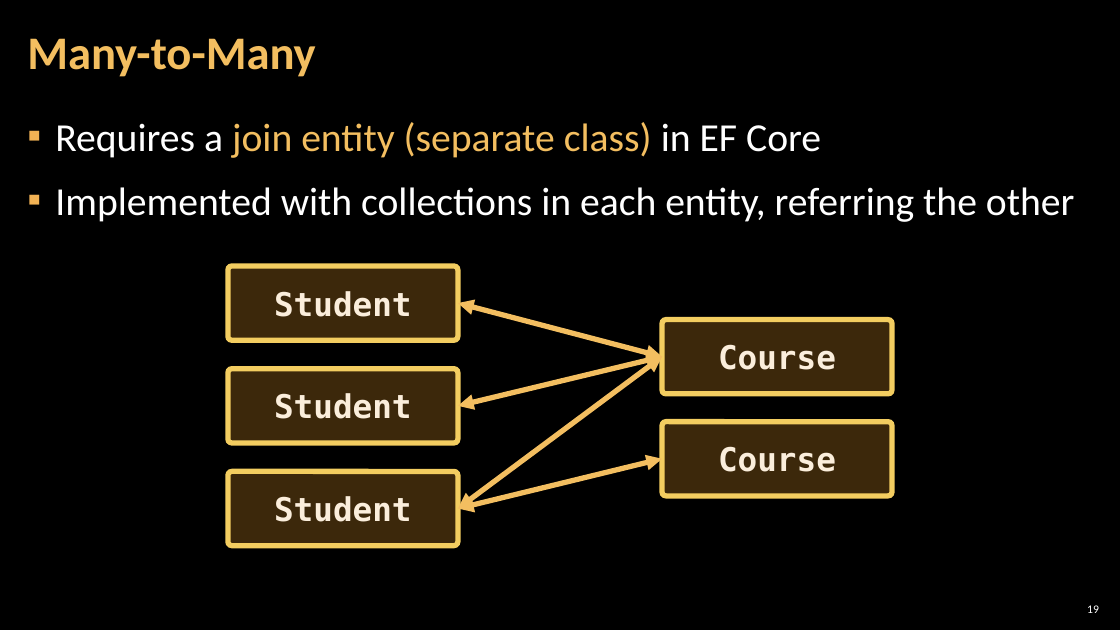
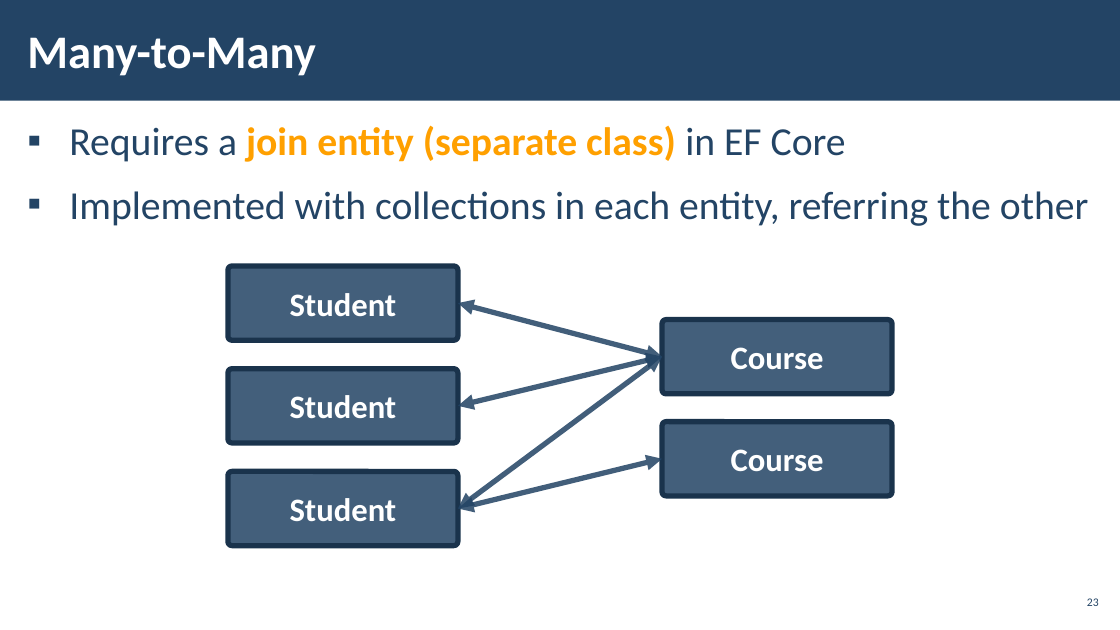
Before and after one commit to pirocorp/Databases-Advanced---Entity-Framework, a slide deck: slide 23 of 05. Entity Relations/05. DB-Advanced-EF-Core-Entity-Relations.pptx (slide 19 before the commit). Drawn at 1120x630 pixels with LibreOffice and Linux fonts; fonts in the diff are those of the drawing; background and template pictures are left out. Boxes give left, top, right and bottom in pixels: in the first picture for what was removed or moved away, otherwise in the second. Text is boxed around its words. In the diff, an @@ line names an element or a change of style, - is before the commit and + after.

```diff
--- a/05. Entity Relations/05. DB-Advanced-EF-Core-Entity-Relations.pptx
+++ b/05. Entity Relations/05. DB-Advanced-EF-Core-Entity-Relations.pptx
@@ rectangle added at (x1=0, y1=0, x2=1120, y2=101), fill #234465 @@
@@ title "Many-to-Many" at (x1=27, y1=37, x2=316, y2=76): text colour #F3BE60 to #FFFFFF; line spacing 0.9 to 1 @@
@@ text "Requires a join entity (separate ..." at (x1=69, y1=125, x2=1088, y2=226): text colour #FFFFFF to #234465 in "Requires a in EF Core", "Implemented with collections in each entity, referring ..."; text colour #F3BE60 to #FFA000, bold on in "join entity (separate class)"; indent changed @@
@@ double arrow (458, 303) - (662, 357): stroke #F3BE60 4.5 pt to #234465 4.5 pt @@
@@ double arrow (458, 406) - (662, 357): stroke #F3BE60 4.5 pt to #234465 4.5 pt @@
@@ double arrow (458, 508) - (662, 357): stroke #F3BE60 4.5 pt to #234465 4.5 pt @@
@@ font DejaVu Sans Mono to Calibri, text colour #FBEEDC to #FFFFFF; fill #F0A22E at 25% opacity to #234465 at 85% opacity; outline #F3CD60 4.5 pt to #1A334C 4.5 pt in 5 elements at (x1=228, y1=369, x2=458, y2=443), (x1=662, y1=422, x2=892, y2=496), (x1=662, y1=319, x2=892, y2=393), (x1=228, y1=266, x2=458, y2=340), (x1=228, y1=471, x2=458, y2=545) @@
@@ double arrow (458, 508) - (662, 459): stroke #F3BE60 4.5 pt to #234465 4.5 pt @@
@@ page number added at (x1=1087, y1=598, x2=1099, y2=606), 10 pt, text #234465 @@
+23
@@ page number removed at (x1=1087, y1=605, x2=1099, y2=613) @@
-19
```
Also in this commit, not shown: 27 other slides changed, 27 slides added, 3 slides removed.
